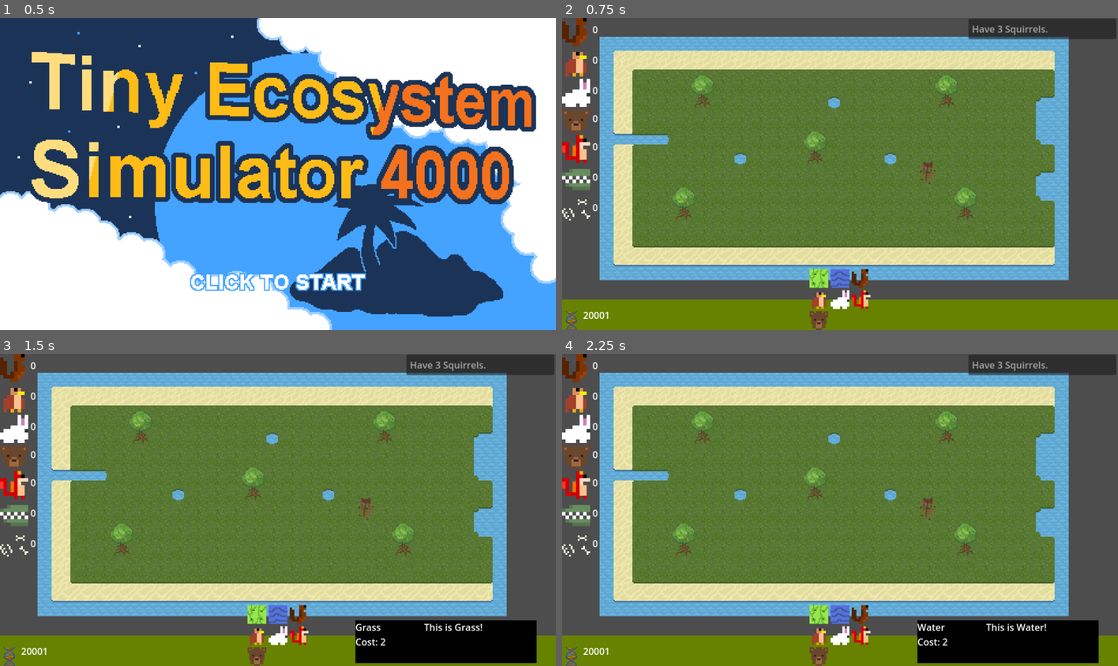
Above: before the commit, frames 1-4 (two rows, left to right).
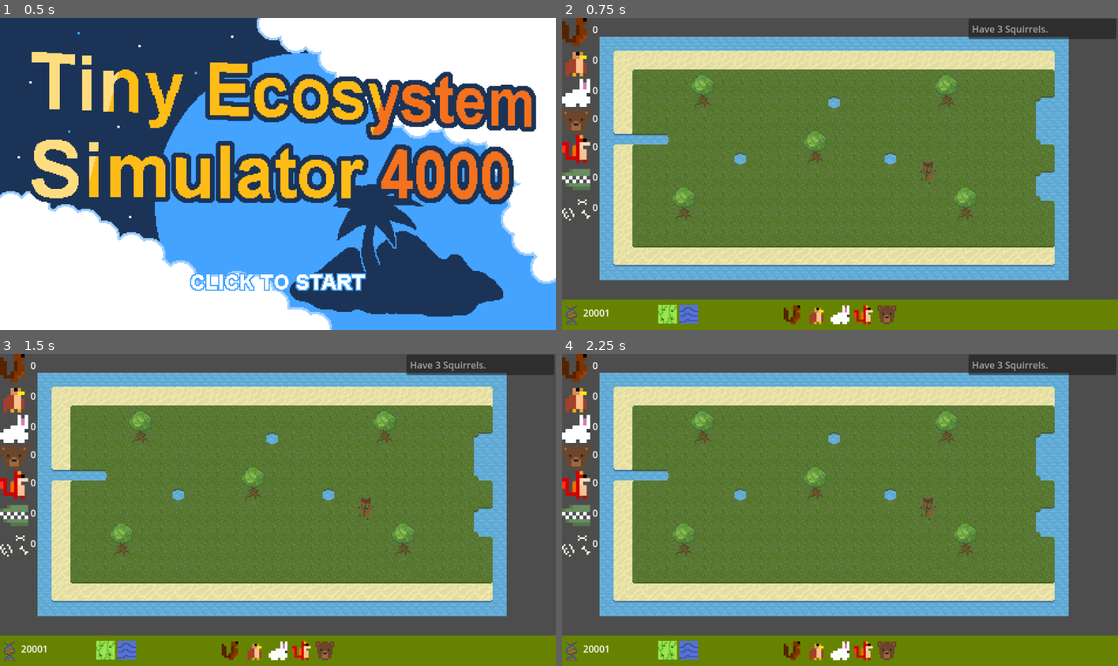
Above: after the commit, the same moments.

Repository: zliebowitz/ld56
Game: Godot game, scene res://Assets/Scripts/title_screen.tscn
Two runs of this game, one before a commit and one after it. Both use one fixed random seed, a clock stepped at 60 frames per second and the inputs below.
Inputs (mouse positions are in pixels of both pictures, inside the frame that each line leads up to):
- Up to frame 1 (0.5 s): no input
- Up to frame 2 (0.75 s): tap Enter at 0.5 s; move the mouse to (962, 158) at 0.52 s; press the mouse at (962, 158) at 0.53 s
- Up to frame 3 (1.5 s): tap Space at 1.25 s; move the mouse to (255, 612) at 1.27 s; release the mouse at (255, 612) at 1.28 s; click (255, 612) at 1.35 s
- Up to frame 4 (2.25 s): tap Enter at 2 s; move the mouse to (840, 612) at 2.02 s; press the mouse at (840, 612) at 2.03 s

Frame 1 is identical in both runs. In frame 2, 2.3% of the frame differs, in the area x 0-61%, y 80-100%; in frame 3, 6.7%, in the area x 0-97%, y 80-100%; in frame 4, 6.7%.

Commit message:
UI move and more Quests

Diff:
--- /dev/null
+++ b/Assets/Scripts/Quest Resources/Quest_alligator.tres
@@ -0,0 +1,10 @@
+[gd_resource type="Resource" script_class="Quest" load_steps=2 format=3 uid="uid://dk73cnl516jcd"]
+
+[ext_resource type="Script" path="res://Assets/Scripts/Quest Resources/Quest_base.gd" id="1_fofh1"]
+
+[resource]
+script = ExtResource("1_fofh1")
+requirements = {}
+unlock = Array[String]([])
+dna_reward = 0
+text = ""
--- a/tilemap.tscn
+++ b/tilemap.tscn
@@ -196,38 +196,50 @@
 size_flags_vertical = 8
 color = Color(0.403922, 0.509804, 0, 1)
 
+[node name="GridContainer2" type="GridContainer" parent="CanvasLayer"]
+anchors_preset = 2
+anchor_top = 1.0
+anchor_bottom = 1.0
+offset_left = 164.36
+offset_top = -43.0
+offset_right = 240.36
+offset_bottom = -3.0
+grow_vertical = 0
+columns = 2
+
+[node name="UI_Tile" parent="CanvasLayer/GridContainer2" instance=ExtResource("5_mvtnu")]
+layout_mode = 2
+texture = ExtResource("1_72vrb")
+tile_name = "Grass"
+description = "This is Grass!"
+
+[node name="UI_Tile2" parent="CanvasLayer/GridContainer2" instance=ExtResource("5_mvtnu")]
+layout_mode = 2
+texture = ExtResource("2_v1vw5")
+tile_name = "Water"
+tile_id = 2
+description = "This is Water!"
+
 [node name="GridContainer" type="GridContainer" parent="CanvasLayer"]
 anchors_preset = 7
 anchor_left = 0.5
 anchor_top = 1.0
 anchor_right = 0.5
 anchor_bottom = 1.0
-offset_left = -52.0
-offset_top = -68.0
-offset_right = 52.0
+offset_left = -96.18
+offset_top = -41.635
+offset_right = -0.179993
+offset_bottom = -25.635
 grow_horizontal = 2
 grow_vertical = 0
+scale = Vector2(2, 2)
 size_flags_horizontal = 4
 size_flags_vertical = 8
-columns = 3
-
-[node name="UI_Tile" parent="CanvasLayer/GridContainer" instance=ExtResource("5_mvtnu")]
-layout_mode = 2
-texture = ExtResource("1_72vrb")
-tile_name = "Grass"
-description = "This is Grass!"
-
-[node name="UI_Tile2" parent="CanvasLayer/GridContainer" instance=ExtResource("5_mvtnu")]
-layout_mode = 2
-texture = ExtResource("2_v1vw5")
-tile_name = "Water"
-tile_id = 2
-description = "This is Water!"
+columns = 5
 
 [node name="UI_Squirrel" type="TextureRect" parent="CanvasLayer/GridContainer" node_paths=PackedStringArray("animal_parent")]
 layout_mode = 2
 texture = SubResource("AtlasTexture_ucedu")
-expand_mode = 2
 script = ExtResource("11_gm37g")
 animal_name = "Squirrel"
 animal_resource = ExtResource("11_w0jgb")
@@ -237,7 +249,6 @@
 [node name="Ui_Hawks" type="TextureRect" parent="CanvasLayer/GridContainer" node_paths=PackedStringArray("animal_parent")]
 layout_mode = 2
 texture = ExtResource("15_iqjxc")
-expand_mode = 4
 script = ExtResource("11_gm37g")
 animal_name = "Hawk"
 animal_resource = ExtResource("12_4q3w6")
@@ -247,7 +258,7 @@
 [node name="Ui_Bunny" type="TextureRect" parent="CanvasLayer/GridContainer" node_paths=PackedStringArray("animal_parent")]
 layout_mode = 2
 texture = ExtResource("17_22cp1")
-expand_mode = 4
+expand_mode = 2
 script = ExtResource("11_gm37g")
 animal_name = "Rabbit"
 animal_resource = ExtResource("18_055kk")
@@ -257,7 +268,6 @@
 [node name="Ui_Fox" type="TextureRect" parent="CanvasLayer/GridContainer" node_paths=PackedStringArray("animal_parent")]
 layout_mode = 2
 texture = ExtResource("19_6cvdm")
-expand_mode = 4
 script = ExtResource("11_gm37g")
 animal_name = "Fox"
 animal_resource = ExtResource("20_4ynms")
@@ -267,7 +277,7 @@
 [node name="Ui_Bear" type="TextureRect" parent="CanvasLayer/GridContainer" node_paths=PackedStringArray("animal_parent")]
 layout_mode = 2
 texture = ExtResource("20_xweg1")
-expand_mode = 4
+expand_mode = 2
 script = ExtResource("11_gm37g")
 animal_name = "Bear"
 animal_resource = ExtResource("23_tk8hd")
@@ -318,12 +328,12 @@
 grow_vertical = 2
 
 [node name="Currency" type="HBoxContainer" parent="CanvasLayer"]
-custom_minimum_size = Vector2(100, 50)
 anchors_preset = 2
 anchor_top = 1.0
 anchor_bottom = 1.0
-offset_top = -40.0
-offset_right = 40.0
+offset_top = -41.205
+offset_right = 46.0
+offset_bottom = -9.20496
 grow_vertical = 0
 
 [node name="CurrencyImage" type="TextureRect" parent="CanvasLayer/Currency"]
@@ -333,9 +343,8 @@
 texture = ExtResource("17_v0bhs")
 
 [node name="CurrencyCount" type="Label" parent="CanvasLayer/Currency"]
-custom_minimum_size = Vector2(50, 0)
-layout_mode = 2
-size_flags_horizontal = 4
+layout_mode = 2
+size_flags_vertical = 1
 text = "0
 "
 
@@ -387,8 +396,8 @@
 corpse_node = NodePath("../Animals/Corpses")
 
 [connection signal="tile_placed" from="TileMapLayer" to="CanvasLayer" method="_on_tile_map_layer_tile_placed"]
-[connection signal="ui_tile_selected" from="CanvasLayer/GridContainer/UI_Tile" to="CanvasLayer" method="_on_ui_tile_selected"]
-[connection signal="ui_tile_selected" from="CanvasLayer/GridContainer/UI_Tile2" to="CanvasLayer" method="_on_ui_tile_selected"]
+[connection signal="ui_tile_selected" from="CanvasLayer/GridContainer2/UI_Tile" to="CanvasLayer" method="_on_ui_tile_selected"]
+[connection signal="ui_tile_selected" from="CanvasLayer/GridContainer2/UI_Tile2" to="CanvasLayer" method="_on_ui_tile_selected"]
 [connection signal="gui_input" from="CanvasLayer/GridContainer/UI_Squirrel" to="CanvasLayer/GridContainer/UI_Squirrel" method="_on_gui_input"]
 [connection signal="ui_animal_selected" from="CanvasLayer/GridContainer/UI_Squirrel" to="CanvasLayer" method="_on_animal_selected"]
 [connection signal="gui_input" from="CanvasLayer/GridContainer/Ui_Hawks" to="CanvasLayer/GridContainer/Ui_Hawks" method="_on_gui_input"]
